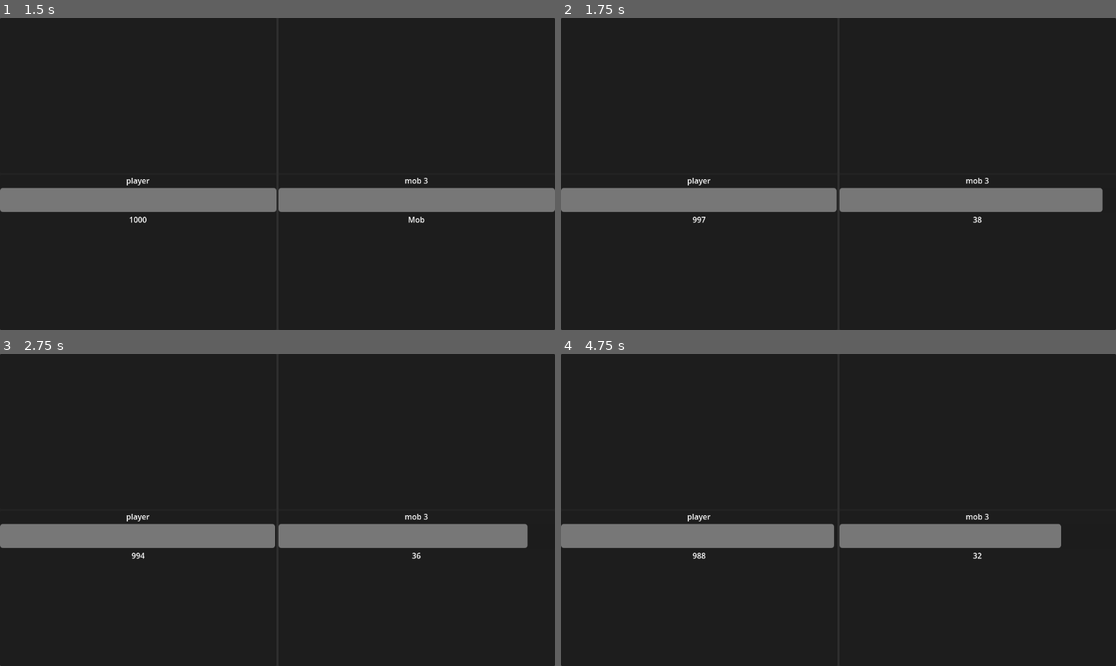
Above: before the commit, frames 1-4 (two rows, left to right).
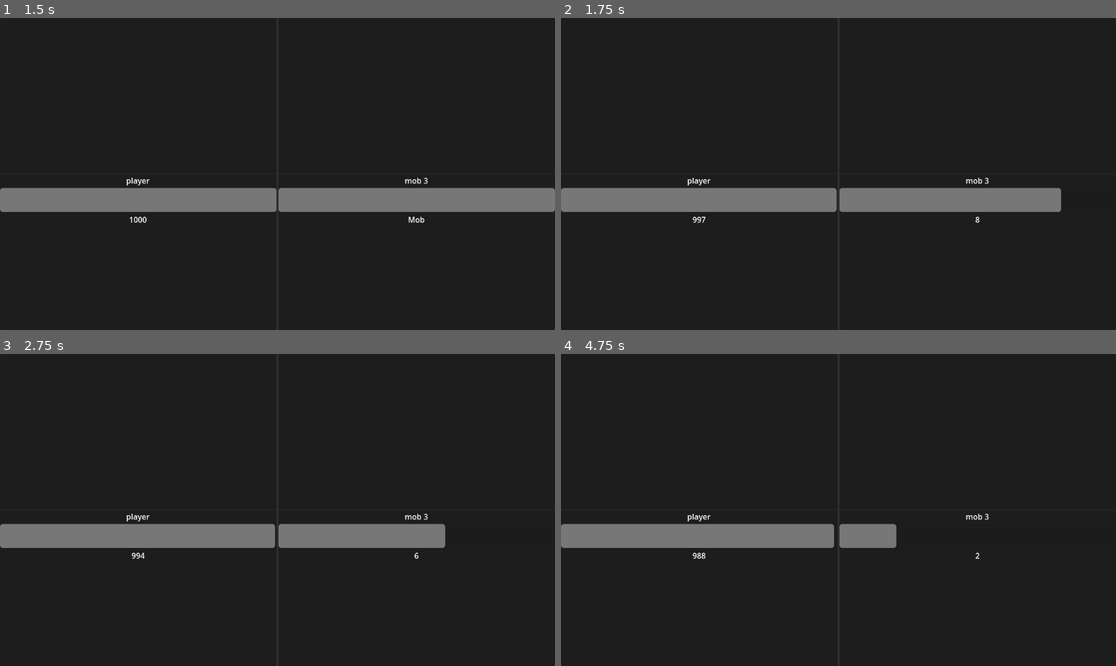
Above: after the commit, the same moments.

Repository: marctg22/exercici_3
Game: Godot game, scene res://escenes/game.tscn
Same seed, same stepped clock (60 frames per second), same inputs: the game is played once before the commit and once after it.
Inputs:
- Up to frame 1 (1.5 s): click "start" at 0.5 s; tap Enter at 1.25 s
- Up to frame 2 (1.75 s): no input
- Up to frame 3 (2.75 s): tap Space at 2 s
- Up to frame 4 (4.75 s): tap Enter at 3.5 s; tap Space at 4.25 s

Frame 1 is identical in both runs. In frame 2, 0.6% of the frame differs, in the area x 74-98%, y 54-66%; in frame 3, 1.2%; in frame 4, 2.3%, in the area x 60-91%, y 54-66%.

Commit message:
update resorces i senyals

Diff:
--- a/resources/enemics/areas/area_1/enemic_1.tres
+++ b/resources/enemics/areas/area_1/enemic_1.tres
@@ -5,6 +5,6 @@
 [resource]
 script = ExtResource("1_jqaa6")
 nom = "mob 1"
-starting_health = 20
-max_health = 20
+starting_health = 10
+max_health = 10
 atac = 1
--- a/resources/enemics/areas/area_1/enemic_2.tres
+++ b/resources/enemics/areas/area_1/enemic_2.tres
@@ -5,6 +5,6 @@
 [resource]
 script = ExtResource("1_fv2rq")
 nom = "mob 2"
-starting_health = 30
-max_health = 30
+starting_health = 10
+max_health = 10
 atac = 2
--- a/resources/enemics/areas/area_1/enemic_3.tres
+++ b/resources/enemics/areas/area_1/enemic_3.tres
@@ -5,6 +5,6 @@
 [resource]
 script = ExtResource("1_mvdaw")
 nom = "mob 3"
-starting_health = 40
-max_health = 40
+starting_health = 10
+max_health = 10
 atac = 3
--- a/resources/enemics/areas/area_1/enemic_4.tres
+++ b/resources/enemics/areas/area_1/enemic_4.tres
@@ -5,6 +5,6 @@
 [resource]
 script = ExtResource("1_mexq2")
 nom = "mob 4"
-starting_health = 50
-max_health = 50
+starting_health = 10
+max_health = 10
 atac = 4
--- a/resources/enemics/areas/area_1/enemic_5.tres
+++ b/resources/enemics/areas/area_1/enemic_5.tres
@@ -5,6 +5,6 @@
 [resource]
 script = ExtResource("1_iivh5")
 nom = "mob 5"
-starting_health = 60
-max_health = 60
+starting_health = 10
+max_health = 10
 atac = 5
--- a/scripts/enemic.gd
+++ b/scripts/enemic.gd
@@ -1,6 +1,15 @@
 class_name Enemic
 extends Control
 
+
+#static var ref:Enemic
+#
+#
+##Constructor
+#func _init() -> void:
+	#if not ref:ref=self
+	#else:queue_free()
+#
 
 signal EnemicAtac
 signal EnemicMort
@@ -9,6 +18,7 @@
 
 @onready var current_health: int = stats.starting_health
 
+@onready var pc_enemic_scene: Enemic = $"."
 
 @onready var progress_bar: ProgressBar = $VBoxContainer2/PanelContainer2/VBoxContainer/ProgressBar
 @onready var label_nom: Label = $VBoxContainer2/PanelContainer2/VBoxContainer/LabelNom
@@ -21,32 +31,97 @@
 
 
 func _ready() -> void:
+	print("
+/////////////    ENEMIC.GD   /////////////////////////
+****   funcio _ready   ******
+#	indica valors :
+#		progress_bar
+#		label_nom
+#	es connecta al battle
+#		StartBattle
+#		RestartBattle
+#	es connecta al player_grup
+#		PlayerAtac
+***********************************
+//////////////////////////////////////////////////////
+	")
+
+	print("max_health: %s"%stats.max_health)
+	print("starting_health: %s"%stats.starting_health)
+	print("label_nom: %s"%stats.nom)
+
 	progress_bar.max_value = stats.max_health
 	progress_bar.value = stats.starting_health
 	label_nom.text = stats.nom
 	get_tree().get_first_node_in_group("battle").connect("StartBattle", start_battle)
+	get_tree().get_first_node_in_group("battle").connect("RestartBattle", restart_battle)
 	get_tree().get_first_node_in_group("player_grup").connect("PlayerAtac", player_atac)
 
 func start_battle():
-	print("l'enemic ataca")
+	print("
+/////////////    ENEMIC.GD   /////////////////////////
+****   funcio start_battle   ******
+#	rebuda senyal de battle(StartBattle)
+#	timer start() del Enemic
+***********************************
+//////////////////////////////////////////////////////
+	")
+	timer.start()
+
+
+func restart_battle():
+	print("
+/////////////    ENEMIC.GD   /////////////////////////
+****   funcio restart_battle   ******
+#	rebuda senyal de battle(RestartBattle)
+#	timer start() del Enemic
+***********************************
+//////////////////////////////////////////////////////
+	")
 	timer.start()
 
 func _on_timer_timeout() -> void:
-	#print(stats.atac)
+	print("
+/////////////    ENEMIC.GD   /////////////////////////
+****   funcio _on_timer_timeout   ******
+#	envia senyal EnemicAtac amb el valor %s
+***********************************
+//////////////////////////////////////////////////////
+	"%stats.atac)
 	EnemicAtac.emit(stats.atac)
 
 
 func player_atac(valor):
-	#print(valor)
+
 	var moral_actual = progress_bar.value - valor
 
+	print("
+/////////////    ENEMIC.GD   /////////////////////////
+****   funcio player_atac   ******
+#	rebuda senyal de player_grup(PlayerAtac)
+#	modifica el valor del progressbar del mob
+#	MORAL ACTUAL = %s
+#	si arriba a 0:
+#		envia senyal EnemicMort
+#		elimina el pc_enemic_scene
+***********************************
+//////////////////////////////////////////////////////
+	"%moral_actual)
+
 	if moral_actual <= 0:
-		progress_bar.value = 0
-		valor_moral.text = "0"
+		moral_actual = 0
+		set_moral(moral_actual)
+
+		#pc_enemic_scene.queue_free()
+		#self.queue_free()
 		EnemicMort.emit()
-		#timer.stop()
+		print("EnemicMort.emit()")
 		queue_free()
-		return
+		print("queue_free()")
 
-	progress_bar.value = moral_actual
-	valor_moral.text = str(moral_actual)
+	set_moral(moral_actual)
+
+
+func set_moral(valor)->void:
+	progress_bar.value = valor
+	valor_moral.text = str(valor)
--- a/scripts/player.gd
+++ b/scripts/player.gd
@@ -1,5 +1,15 @@
 class_name Player
 extends Control
+
+
+
+static var ref:Player
+
+#Constructor
+func _init() -> void:
+	if not ref:ref=self
+	else:queue_free()
+
 
 
 signal PlayerAtac
@@ -19,27 +29,94 @@
 
 
 func _ready() -> void:
+	print("
+/////////////    PLAYER.GD   /////////////////////////
+****   funcio _ready   ******
+#	indica valors :
+#		progress_bar
+#		valor_moral
+#	es connecta al battle
+#		StartBattle
+#		RestartBattle
+***********************************
+//////////////////////////////////////////////////////
+	")
 	progress_bar.max_value = moral
 	progress_bar.value = moral
 	valor_moral.text = str(moral)
 	get_tree().get_first_node_in_group("battle").connect("StartBattle", start_battle)
+	get_tree().get_first_node_in_group("battle").connect("RestartBattle", restart_battle)
+
+
+func connect_enemic_signals()->void:
+	get_tree().get_first_node_in_group("enemic_grup").connect("EnemicAtac", enemic_atac)
+	get_tree().get_first_node_in_group("enemic_grup").connect("EnemicMort", player_win)
 
 
 func start_battle()->void:
-	print("player ataca")
-	get_tree().get_first_node_in_group("enemic_grup").connect("EnemicAtac", enemic_atac)
-	get_tree().get_first_node_in_group("enemic_grup").connect("EnemicMort", player_win)
+	print("
+/////////////    PLAYER.GD   /////////////////////////
+****   funcio start_battle   ******
+#	rebuda senyal de battle(StartBattle)
+#	connectat a enemic_grup:
+#		EnemicAtac
+#		EnemicMort
+#	timer start()
+***********************************
+//////////////////////////////////////////////////////
+	")
+	connect_enemic_signals()
 	timer.start()
 
+func restart_battle()->void:
+	print("
+/////////////    PLAYER.GD   /////////////////////////
+****   funcio restart_battle   ******
+#	rebuda senyal de battle(RestartBattle)
+#	timer.start() del PLayer
+***********************************
+//////////////////////////////////////////////////////
+	")
+	timer.start()
 
 func _on_timer_timeout() -> void:
-	print(atac)
+	print("
+/////////////    PLAYER.GD   /////////////////////////
+****   funcio _on_timer_timeout   ******
+#	envia senyal PlayerAtac amb el valor %s
+***********************************
+//////////////////////////////////////////////////////
+	"%atac)
 	PlayerAtac.emit(atac)
 
 func enemic_atac(valor):
+	print("
+/////////////    PLAYER.GD   /////////////////////////
+****   funcio enemic_atac   ******
+#	rebuda senyal de enemic_grup(enemic_atac)
+#	modifica valor ProgresBar
+#	modifica vlaor Label
+***********************************
+//////////////////////////////////////////////////////
+	")
 	progress_bar.value -= valor
 	valor_moral.text = str(progress_bar.value)
 
 func player_win():
+	print("
+/////////////    PLAYER.GD   /////////////////////////
+-----------------------------------------------------
+-----------		PLAYER WIN !!!!	---------------------
+-----------------------------------------------------
+****   funcio player_win   ******
+#	es para el TIMER del Player
+#	envia senyal PlayerWin
+***********************************
+//////////////////////////////////////////////////////
+	")
 	timer.stop()
-	PlayerWin.emit()
+	PlayerWin.emit(random_enemic_lvl())
+
+func random_enemic_lvl():
+	var ran = str(randi_range(1,5))
+	return ran
--- a/scripts/start_battle.gd
+++ b/scripts/start_battle.gd
@@ -1,35 +1,113 @@
+class_name BattleManager
 extends PanelContainer
+
+static var ref:BattleManager
+
+
+#Constructor
+func _init() -> void:
+	if not ref:ref=self
+	else:queue_free()
 
 
 
 signal StartBattle
+signal RestartBattle
 
 @export var h_box_container: HBoxContainer
 @export var enemic_scene: PackedScene
 @onready var button: Button = $HBoxContainer/Button
 
-func _ready() -> void:
-	get_tree().get_first_node_in_group("player_grup").connect("PlayerWin", _on_button_pressed)
 
 
+func _ready() -> void:
+	get_tree().get_first_node_in_group("player_grup").connect("PlayerWin", respawn_enemic)
+
+
+#	click button per començar la batalla
+#	direcciona a la funció pel spawn de l'enemic
+#	oculta el button
 func _on_button_pressed() -> void:
-	spaw_enemic(random_enemic_lvl())
-
-	#if button:
+	print("
+/////////////    START_BATTLE.GD   /////////////////////////
+****   funcio _on_button_pressed   ******
+#	click button per començar la batalla
+#	direcciona a la funció pel spawn de l'enemic
+#	oculta el button
+***********************************
+//////////////////////////////////////////////////////
+	")
+	spawn_enemic(random_enemic_lvl())
 	button.visible = false
 
-
+#	funció per obtenir numero rando
 func random_enemic_lvl():
 	var ran = str(randi_range(1,5))
 	return ran
 
-
-func spaw_enemic(enemic_lvl: String)->void:
+#	spawn enemic
+#	carguem el resource amb elnumero rando
+#	instanciem l'escena de l'enemic
+#	carguem els stats del resource
+#	afegim l'escena al arbre
+#	cridem la funció start_battle
+func spawn_enemic(enemic_lvl: String)->void:
+	print("
+/////////////    START_BATTLE.GD   /////////////////////////
+****   funcio spawn_enemic   ******
+#	spawn enemic
+#	carguem el resource amb elnumero rando
+#	instanciem l'escena de l'enemic
+#	carguem els stats del resource
+#	afegim l'escena al arbre
+#	cridem la funció start_battle
+***********************************
+//////////////////////////////////////////////////////
+	")
 	var stats:= load("res://resources/enemics/areas/area_1/enemic_%s.tres" % enemic_lvl) as EnemicsStats
 	var enemic := enemic_scene.instantiate() as Enemic
 	enemic.load_stats(stats)
 	h_box_container.add_child(enemic)
 	start_battle()
 
+
+#	envia senyal StartBattle
 func start_battle()->void:
+	print("
+/////////////    START_BATTLE.GD   /////////////////////////
+****   funcio start_battle   ******
+#	envia senyal StartBattle
+***********************************
+//////////////////////////////////////////////////////
+	")
 	StartBattle.emit()
+
+
+
+func respawn_enemic(enemic_lvl: String)->void:
+	print("
+/////////////    START_BATTLE.GD   /////////////////////////
+****   funcio respawn_enemic   ******
+#	rebuda senyal de player_grup(PlayerWin)
+#	carga resource del enemic nou
+#	carga els stats
+#	instancia enemic al HBC
+#	crida la funcio restart_battle
+***********************************
+//////////////////////////////////////////////////////
+	")
+	var stats:= load("res://resources/enemics/areas/area_1/enemic_%s.tres" % enemic_lvl) as EnemicsStats
+	var enemic := enemic_scene.instantiate() as Enemic
+	enemic.load_stats(stats)
+	h_box_container.add_child(enemic)
+	restart_battle()
+
+func restart_battle()->void:
+	print("
+/////////////    START_BATTLE.GD   /////////////////////////
+****   funcio restart_battle   ******
+#	envia senyal RestartBattle
+***********************************
+//////////////////////////////////////////////////////
+	")
+	RestartBattle.emit()
Not shown, added: escenes/gam2E74.tmp
